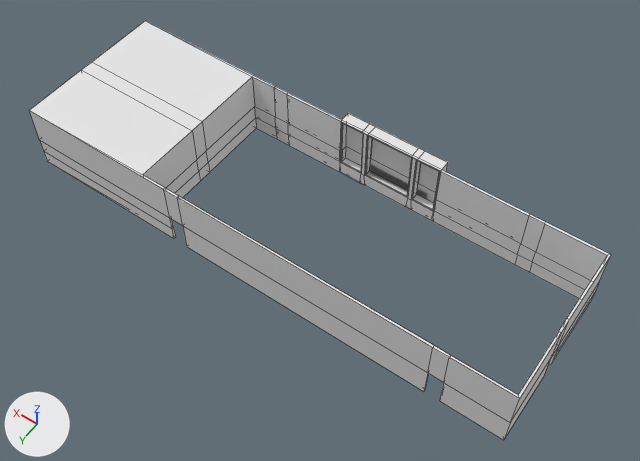
The OBJ model Year3-Game/Assets/_Objects/LargeMapAssets/SpeakeasyWalls.obj as it was, and as the next commit left it.
Both versions are drawn from a 50 mm lens placed at (31.6, -15.55, 46.55), pointed at (52.17, -44.36, 1.28). The lights are fixed; the arrows at lower left show +X, +Y and +Z. Mesh edges are drawn as thin lines. Where no turn or scale is listed for an object, it has been applied to the vertices.

Objects in the first picture: 'Plane.019_Plane.021'.
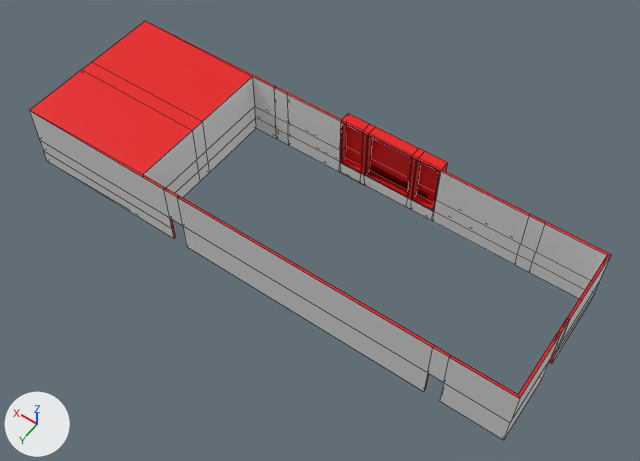
What the commit changed:
Material 'Material.002' (mat_material_002) changes colour from white #e7e7e7 to red #e70005; in linear values from (0.8, 0.8, 0.8) to (0.8, 0.0, 0.00149).
In material 'Material.002' (mat_material_002), roughness goes from 1.0 to 0.526.

Where the change shows, as pixel boxes [x1, y1, x2, y2] in the pictures (640 x 461 px):
'Plane.019_Plane.021', recoloured, surface changed (white to red)
    both: [29, 21, 611, 440]
